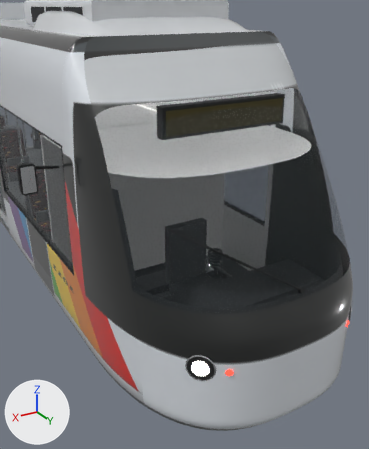
The glTF model tram_parts/extremites/avanto/end_a_lod0.glb: old version first, new version second.
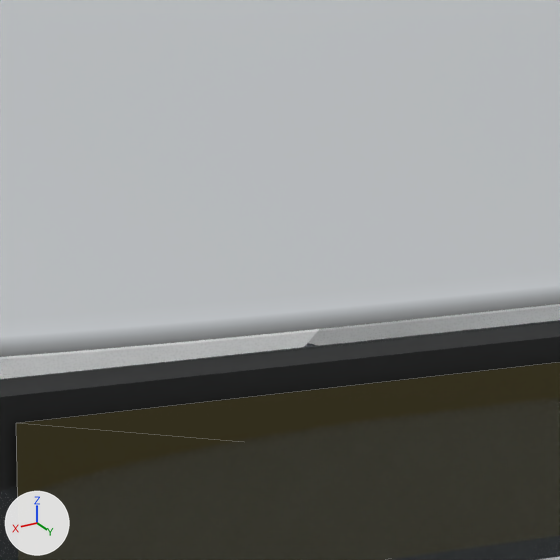
The first picture shows the older version from a 50 mm camera at (2.769, 7.862, 3.782) aimed at (0.521, 4.115, 1.908). The close-ups show the older and then the newer version on the part from 44% to 65% of the width and 12% to 29% of the height of that picture. Only the edits that show in the close-ups are written down. The axes (+X, +Y, +Z) are drawn at lower left. The lights are the same throughout. The close-ups show mesh edges as thin lines. Where no turn or scale is listed for an object, it has been applied to the vertices. Vertices at exactly the same position are counted once.

The first close-up shows 'em_dest_A', 'module_00'.
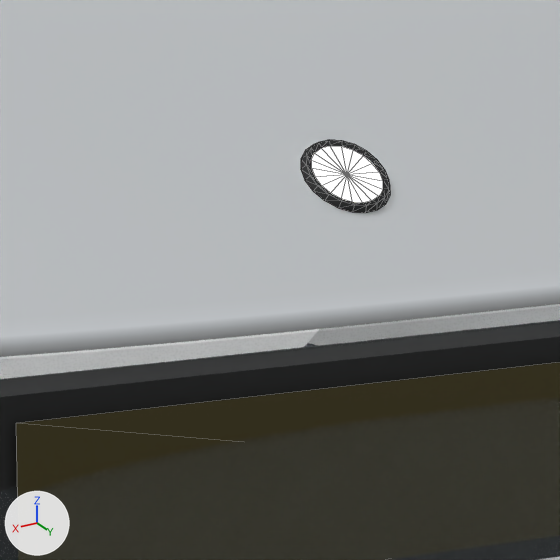
Boxes (x1, y1, x2, y2) around the edits, measured in the close-ups (560 x 560 px):
'em_head_A', reshaped (not visible before)
    after: (301, 140, 390, 213)
part 1 of me_em_head_a, added
    after: (311, 146, 383, 203)
part 2 of me_em_head_a, added
    after: (301, 140, 390, 213)

The edits, one by one:
me_em_head_a is used by ob_em_head_a; location (0.0, 5.26, 0.9).
me_em_head_a had 202 vertices, 280 faces and spanned x -0.94..0.94, y -0.34..-0.23, z 0.02..0.18.
me_em_head_a now has 286 vertices, 380 faces and spans x -0.94..0.94, y -1.59..-0.23, z 0.02..2.29.
me_em_head_a part 1: the loose piece of 21 vertices spanning x -0.94..-0.83, y -0.34..-0.23, z 0.02..0.18 is copied, and the copy is multiplied about its middle by the matrix ((0.441, 0.443, 0.0), (0.275, -0.273, 0.491), (0.348, -0.346, -0.387)), then moved by (0.88, -1.25, 2.15); it spans x -0.05..0.05, y -1.57..-1.5, z 2.22..2.29.
me_em_head_a part 2: a new loose piece of 63 vertices spanning x -0.06..0.06, y -1.59..-1.49, z 2.21..2.29, in mat_trim_black__part_00 (black #151718).
me_em_head_a gains material mat_trim_black__part_00 (black #151718).
